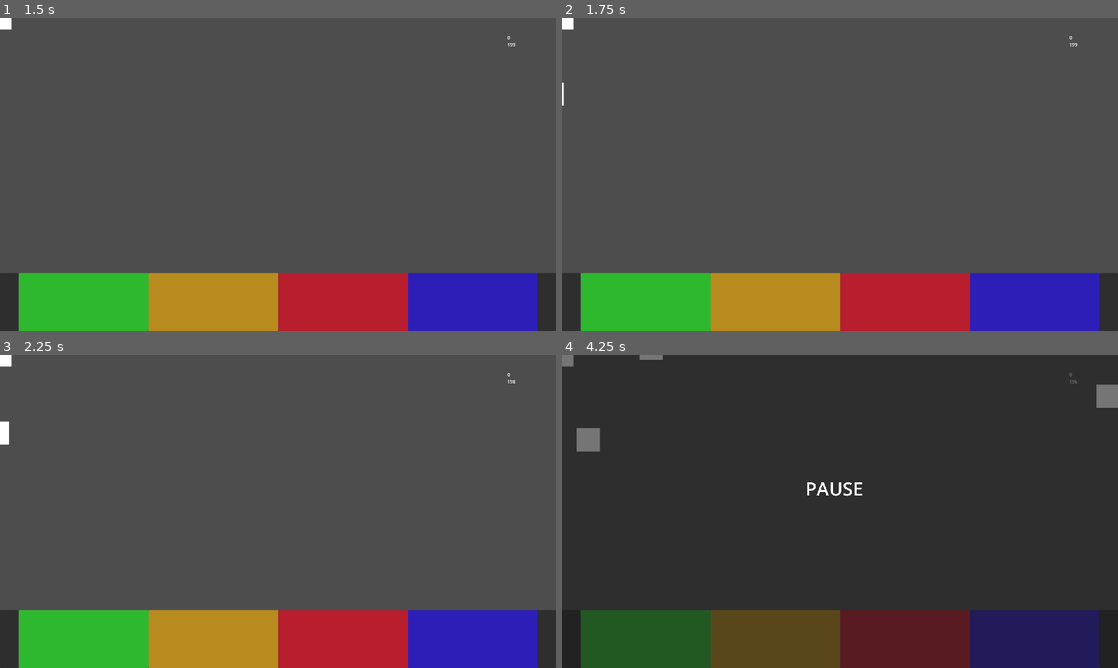
Above: before the commit, frames 1-4 (two rows, left to right).
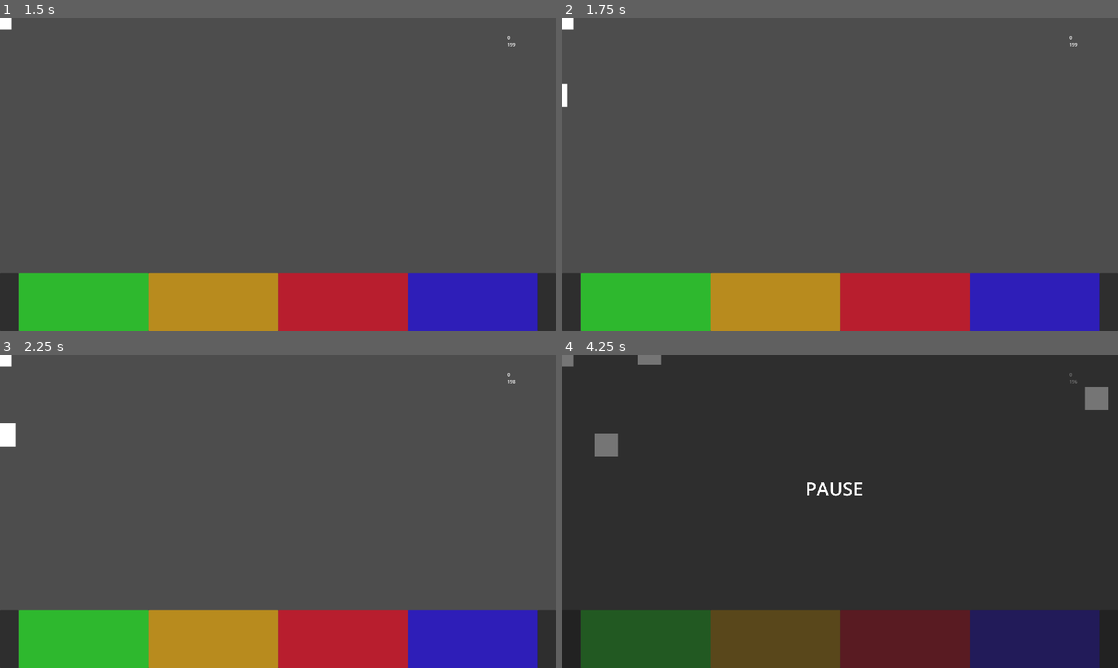
Above: after the commit, the same moments.

Repository: vitorjusto/Robot-Hospital-Rush
Game: Godot game, scene res://Scenes/Main.tscn
The game is run twice, just before and just after one commit, with the same random seed, the same clock (stepped at 60 frames per second) and the same inputs.
Inputs:
- Up to frame 1 (1.5 s): tap Enter at 0.5 s; hold Right (Right) from 0.53 s (still down); tap Space (Shoot) at 0.6, 1.25, 1.35 s
- Up to frame 2 (1.75 s): keep holding Right (Right)
- Up to frame 3 (2.25 s): release Right (Right) at 2.03 s; hold Left (Left) from 2.03 s (still down); tap Space (Shoot) at 2.1 s
- Up to frame 4 (4.25 s): tap Enter at 2.75 s; release Left (Left) at 2.78 s; hold Right (Right) from 2.78 s (still down); tap Space (Shoot) at 2.85, 3.6 s; tap P (Pause) at 4.15 s

Frame 1 is identical in both runs. In frame 2, less than 0.1% of the frame differs, in the area x 0-1%, y 20-29%; in frame 3, 0.1%; in frame 4, 0.9%, in the area x 2-100%, y 0-33%.

Commit message:
create end function

Diff:
--- a/Scenes/Main.tscn
+++ b/Scenes/Main.tscn
@@ -86,8 +86,9 @@
 [sub_resource type="LabelSettings" id="LabelSettings_jw32o"]
 font_size = 64
 
-[node name="Main" type="Node2D"]
+[node name="Main" type="Node2D" node_paths=PackedStringArray("rManager")]
 script = ExtResource("1_jw32o")
+rManager = NodePath("RobotManager")
 
 [node name="RobotManager" parent="." node_paths=PackedStringArray("leftAnchor", "rightAnchor", "topAnchor", "hud") instance=ExtResource("3_kln2b")]
 leftAnchor = [NodePath("Node2D"), NodePath("Node2D2"), NodePath("Node2D3"), NodePath("Node2D4"), NodePath("Node2D5"), NodePath("Node2D6")]
@@ -255,9 +256,10 @@
 shape = SubResource("RectangleShape2D_idj7w")
 one_way_collision = true
 
-[node name="hud" type="CanvasLayer" parent="." node_paths=PackedStringArray("manager")]
+[node name="hud" type="CanvasLayer" parent="." node_paths=PackedStringArray("manager", "main")]
 script = ExtResource("4_rgh2o")
 manager = NodePath("../RobotManager")
+main = NodePath("..")
 
 [node name="lblScore" type="Label" parent="hud"]
 offset_left = 1752.0
@@ -300,3 +302,29 @@
 offset_bottom = 504.0
 text = "PAUSE"
 label_settings = SubResource("LabelSettings_jw32o")
+
+[node name="clEndScreen" type="CanvasLayer" parent="."]
+layer = 4
+visible = false
+
+[node name="Panel" type="Panel" parent="clEndScreen"]
+offset_left = -64.0
+offset_top = -64.0
+offset_right = 2112.0
+offset_bottom = 1216.0
+
+[node name="Label" type="Label" parent="clEndScreen"]
+offset_left = 832.0
+offset_top = 256.0
+offset_right = 1199.0
+offset_bottom = 344.0
+text = "GAME OVER"
+label_settings = SubResource("LabelSettings_jw32o")
+
+[node name="lblScore" type="Label" parent="clEndScreen"]
+offset_left = 832.0
+offset_top = 352.0
+offset_right = 1199.0
+offset_bottom = 440.0
+text = "00000"
+label_settings = SubResource("LabelSettings_jw32o")
--- a/Script/Fixers/shootProjectile.gd
+++ b/Script/Fixers/shootProjectile.gd
@@ -117,6 +117,6 @@
 func onRobotDetected(body: Node2D) -> void:
 	var robot : Robot = body
 	robot.defeat()
-	score += 10 * scoreModifier * manager.streak
+	score += 1 * scoreModifier * manager.streak
 	hud.add_score(score)
 	hitSomething = true
--- a/Script/Manager/hud.gd
+++ b/Script/Manager/hud.gd
@@ -8,6 +8,7 @@
 @onready var lblScore : Label = get_node("lblScore")
 @onready var lblTimer: Label = get_node("lblTimer")
 @export var manager : RobotManager
+@export var main : Main
 
 func _process(delta: float) -> void:
 	var newDelta = delta / 2 if manager.frezeTimer > 0 else delta
@@ -15,6 +16,9 @@
 	timerSpeedModifier += newDelta * 0.02
 	lblTimer.text = "%d" %  ceil(timer)
 
+	if timer <= 0:
+		main.EndGame()
+
 func add_score(s: int):
 	score += s
 	lblScore.text = "%d" %score
--- a/Script/Manager/robotManager.gd
+++ b/Script/Manager/robotManager.gd
@@ -48,15 +48,15 @@
 	if rng == 1:
 		var anchor = leftAnchor[randi_range(0, leftAnchor.size() - 1)]
 		instance.position = anchor.position
-		instance.speed = Vector2(50 * timerModifier, randf_range(-20, 20))
+		instance.speed = Vector2(70 * timerModifier, randf_range(-30, 30))
 	elif rng == 2:
 		var anchor = rightAnchor[randi_range(0, rightAnchor.size() - 1)]
 		instance.position = anchor.position
-		instance.speed = Vector2(-50 * timerModifier, randf_range(-20, 20))
+		instance.speed = Vector2(-70 * timerModifier, randf_range(-30, 30))
 	else:
 		var anchor = topAnchor[randi_range(0, topAnchor.size() - 1)]
 		instance.position = anchor.position
-		instance.speed = Vector2(randf_range(-20, 20), 50 * timerModifier)
+		instance.speed = Vector2(randf_range(-30, 30), 70 * timerModifier)
 
 
 
@@ -68,3 +68,8 @@
 		r.setActive(false)
 		score += 100
 		hud.add_score(score)
+
+func deactivateEveryRobot():
+	var actives = robot.filter(func(x): return x.active)
+	for r in actives:
+		r.setActive(false)
--- a/Script/Robot/bombRobot.gd
+++ b/Script/Robot/bombRobot.gd
@@ -60,7 +60,7 @@
 	set_exploding_state()
 
 func onRobotDetected(body: Node2D) -> void:
-	score += 100
+	score += 10
 	hud.add_score(score * manager.streak)
 	var robot : Robot = body
 	robot.setActive(false)
--- a/Script/Robot/robot.gd
+++ b/Script/Robot/robot.gd
@@ -7,19 +7,22 @@
 @onready var col : CollisionShape2D = get_node("CollisionShape2D")
 var active = false
 @onready var manager : RobotManager = get_tree().root.get_node("/root/Main/RobotManager")
+@onready var main : Main = get_tree().root.get_node("/root/Main")
 
-var timer = 40
+var timer = 20
+var timer2 = 1
 
 func _physics_process(delta: float) -> void:
 	if not active:
 		return
 
-	timer -= delta / 2 if manager.frezeTimer > 0 else delta
-
-	if timer < 10:
+	timer -= timer2 * delta / 2 if manager.frezeTimer > 0 else delta * timer2
+	timer2 += delta * 0.02
+	if timer < 0:
+		modulate = Color.BLACK
+		main.EndGame()
+	elif timer < 10:
 		modulate = Color.RED
-	elif timer < 0:
-		modulate = Color.BLACK
 	elif manager.frezeTimer > 0:
 		modulate = Color.BLUE
 	else:
--- a/Script/main.gd
+++ b/Script/main.gd
@@ -1,8 +1,13 @@
 extends Node2D
+class_name Main
 
 var isPaused = false
 var pausedObjects = []
 @onready var clPause : CanvasLayer = get_node("clPause")
+@onready var hud : Hud = get_node("hud")
+@onready var clEndScreen : CanvasLayer = get_node("clEndScreen")
+@onready var lblScore : Label = get_node("clEndScreen/lblScore")
+@export var rManager : RobotManager
 
 func _process(delta: float) -> void:
 	if Input.is_action_just_pressed("Pause"):
@@ -11,18 +16,20 @@
 		if isPaused:
 			PauseObjects(get_children())
 		else:
-			for i in pausedObjects:
-				i.set_physics_process(true)
-				i.set_process(true)
-				if i is AnimatedSprite2D:
-					var ani : AnimatedSprite2D = i
-					ani.play()
-				if i is AnimationPlayer:
-					var ani : AnimationPlayer = i
-					ani.play()
+			UnpauseObjects()
 
-			pausedObjects.clear()
+func UnpauseObjects():
+	for i in pausedObjects:
+		i.set_physics_process(true)
+		i.set_process(true)
+		if i is AnimatedSprite2D:
+			var ani : AnimatedSprite2D = i
+			ani.play()
+		if i is AnimationPlayer:
+			var ani : AnimationPlayer = i
+			ani.play()
 
+	pausedObjects.clear()
 
 func PauseObjects(nodes : Array[Node]):
 	for i in nodes:
@@ -42,3 +49,9 @@
 			ani.pause()
 
 		PauseObjects(i.get_children())
+
+func EndGame():
+	PauseObjects(get_children())
+	clEndScreen.visible = true
+	rManager.deactivateEveryRobot()
+	lblScore.text = "%d" % hud.score
--- a/Script/powerUp/powerUp.gd
+++ b/Script/powerUp/powerUp.gd
@@ -37,7 +37,7 @@
 		position = rightAnchor.position
 		speed = -400
 
-	var rng = randi_range(0, 5)
+	var rng = randi_range(0, 6)
 
 	if rng == 0:
 		Type = EPOWERUPTYPE.TimerUp
